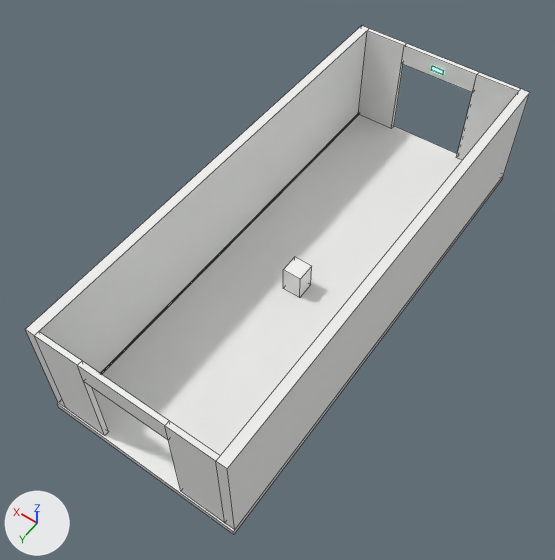
What one commit did to the Blender file blender/room_sky_s3.blend.
Both versions are drawn from a 50 mm lens placed at (-7.76, 19.88, 18.46), pointed at (0.2, 8.74, 0.95). Arrows for +X, +Y and +Z are at lower left; the lights stay in place. The older version comes first. Mesh edges are drawn as thin lines.

In view in the first picture: 'room_sky_s3_static'.
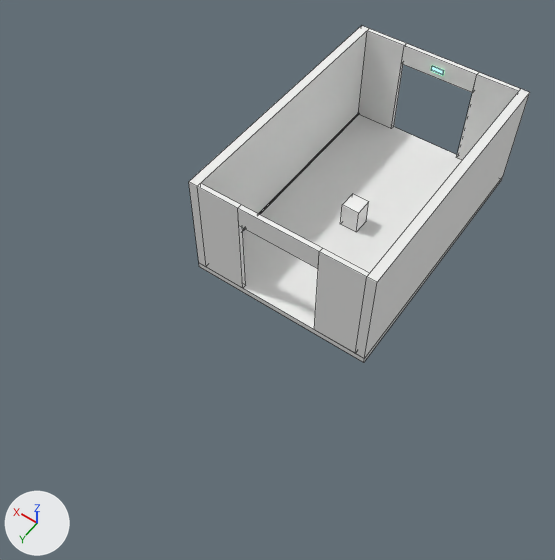
What changed in the scene script:
```text
Change me_floor:
    used by ob_room_sky_s3_static; location = (0.0, 0.0, 0.0)
    remove me_floor.from_pydata(...)  # 112 vertices, 84 faces; spans x -3.0..3.0, y -0.1..15.1, z -0.2..3.5
    add me_floor.from_pydata(...)  # 112 vertices, 84 faces; spans x -3.0..3.0, y 0.0..9.0, z -0.2..3.5
    me_floor part 1: the loose piece of 8 vertices spanning x -2.7..-1.3, y 14.9..15.0, z 0.0..3.5 is moved by (0.0, -6.0, 0.0)
    me_floor part 2: the loose piece of 8 vertices spanning x 1.3..2.7, y 14.9..15.0, z 0.0..3.5 is moved by (0.0, -6.0, 0.0)
    me_floor part 3: the loose piece of 8 vertices spanning x -1.3..1.3, y 14.9..15.0, z 2.8..3.5 is moved by (0.0, -6.0, 0.0)
    me_floor part 4: the loose piece of 8 vertices spanning x -0.3..0.3, y 7.7..8.3, z 0.0..0.9 is moved by (0.0, -3.2, 0.0)
    me_floor part 5: 8 of the vertices in x -3.0..-2.7, y 15.0..15.1, z -0.2..0.0 are moved by (0.0, -6.0, 0.0)
    me_floor part 6: 8 of the vertices in x 2.7..3.0, y 15.0..15.1, z -0.2..0.0 are moved by (0.0, -6.0, 0.0)
    me_floor part 7: 2 of the vertices in x -3.0..-2.7, y 15.0, z 3.5 are moved by (0.0, -6.0, 0.0)
    me_floor part 8: 2 of the vertices in x 2.7..3.0, y 15.0, z 3.5 are moved by (0.0, -6.0, 0.0)
    other edits to the shape of me_floor do not show in these pictures
```

What differs and where, as boxes (x1, y1, x2, y2) in the pictures (555 x 560 px; the box of a moved part takes in the faces that stretch with it):
'room_sky_s3_static', reshaped (32% narrower, 34% shorter)
    before: (25, 26, 530, 534)
    after: (189, 26, 530, 362)
part 1 of me_floor, moved or reshaped
    before: (165, 421, 225, 522)
    after: (314, 248, 369, 353)
part 2 of me_floor, moved or reshaped
    before: (34, 332, 108, 436)
    after: (197, 183, 246, 288)
part 3 of me_floor, moved or reshaped
    before: (77, 361, 169, 440)
    after: (238, 205, 322, 269)
part 4 of me_floor, moved or reshaped
    before: (283, 257, 312, 298)
    after: (341, 194, 369, 232)
part 5 of me_floor, moved or reshaped
    before: (224, 175, 504, 534)
    after: (364, 177, 503, 362)
part 6 of me_floor, moved or reshaped
    before: (57, 113, 462, 534)
    after: (199, 113, 462, 362)
part 7 of me_floor, moved or reshaped
    before: (216, 89, 530, 530)
    after: (355, 89, 530, 359)
part 8 of me_floor, moved or reshaped
    before: (25, 26, 369, 408)
    after: (189, 26, 369, 267)
